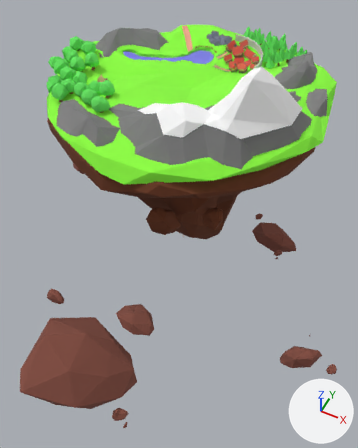
Two versions of the FBX model GGJ2023_Roots/Assets/Assets/Scenery/Scenery.fbx, one commit apart.
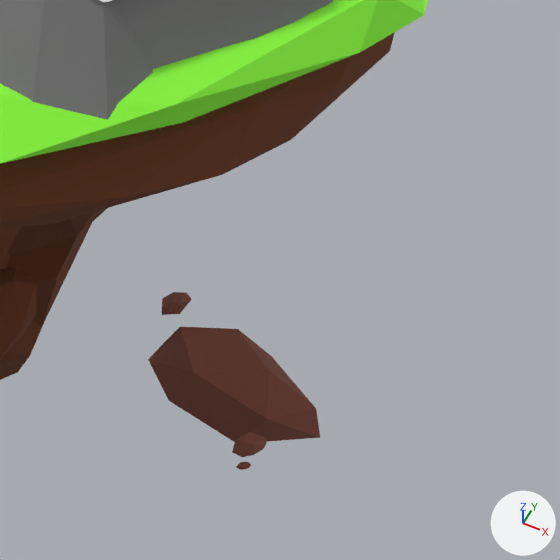
The first picture shows the older version from a 50 mm camera at (3.87, -8.55, 6.45) aimed at (0.32, -1.43, -2.44). The close-ups show both versions on the part from 60% to 100% of the width and 31% to 63% of the height of that picture; other places that the commit changed are outside them. The lights are fixed; the arrows at lower right show +X, +Y and +Z. Where no turn or scale is listed for an object, it has been applied to the vertices.

The first close-up shows 'Asteroid.003', 'Asteroid.004', 'Asteroid.005', 'Asteroid.006', 'Asteroid.054', 'Map_High.001', 'Map_High.002', 'Map_High.006'.
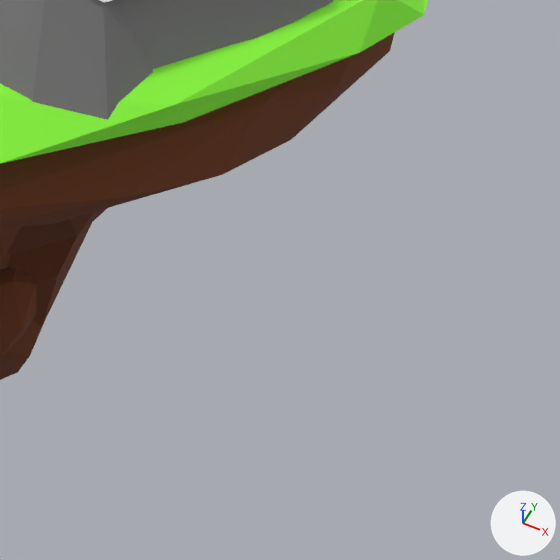
The change in detail:
Object 'Asteroid.006' (ob_asteroid_006) is deleted.
Object 'Asteroid.003' (ob_asteroid_003) is deleted.
Object 'Asteroid.004' (ob_asteroid_004) is deleted.
Object 'Asteroid.005' (ob_asteroid_005) is deleted.

Boxes (x1, y1, x2, y2) around the edits, measured in the close-ups (560 x 560 px):
'Asteroid.003', deleted (brown): before (148, 327, 320, 442)
'Asteroid.005', deleted (brown): before (232, 432, 267, 457)
'Asteroid.004', deleted (brown): before (162, 292, 192, 315)
'Asteroid.006', deleted: before (236, 462, 251, 470)
